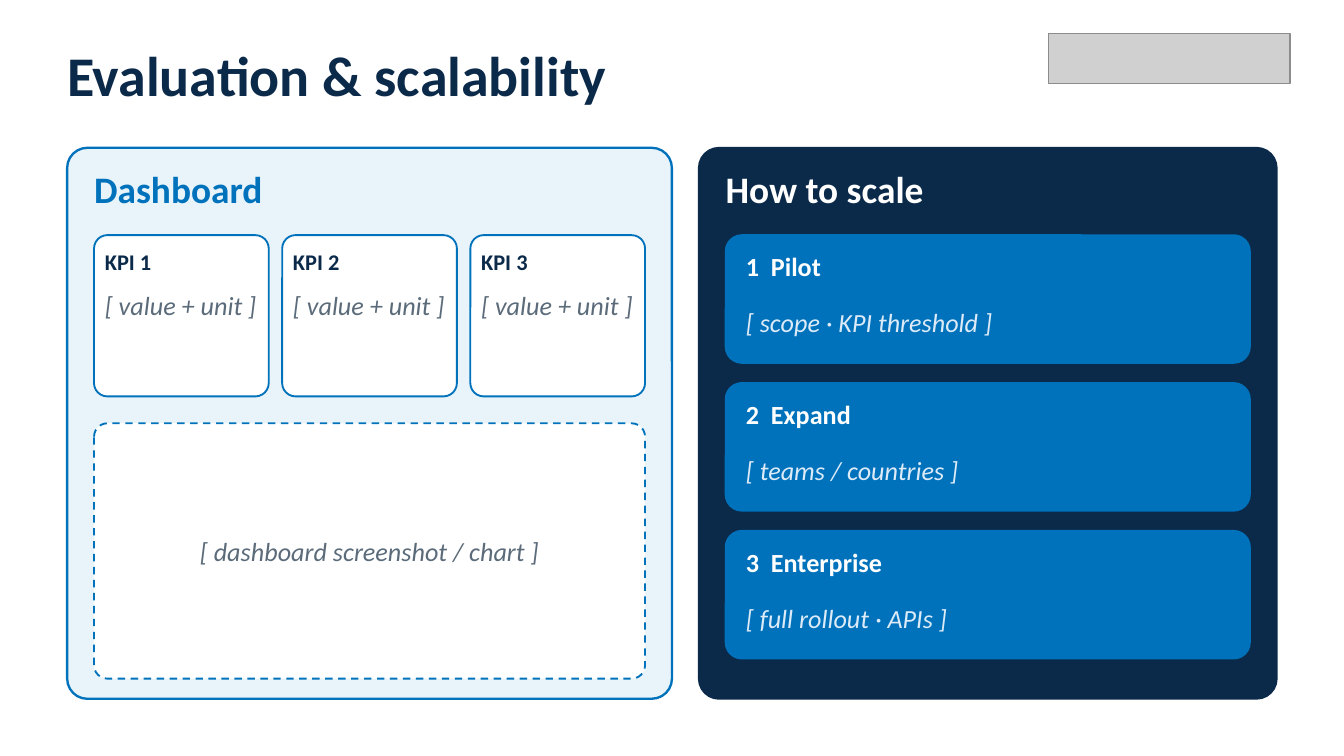
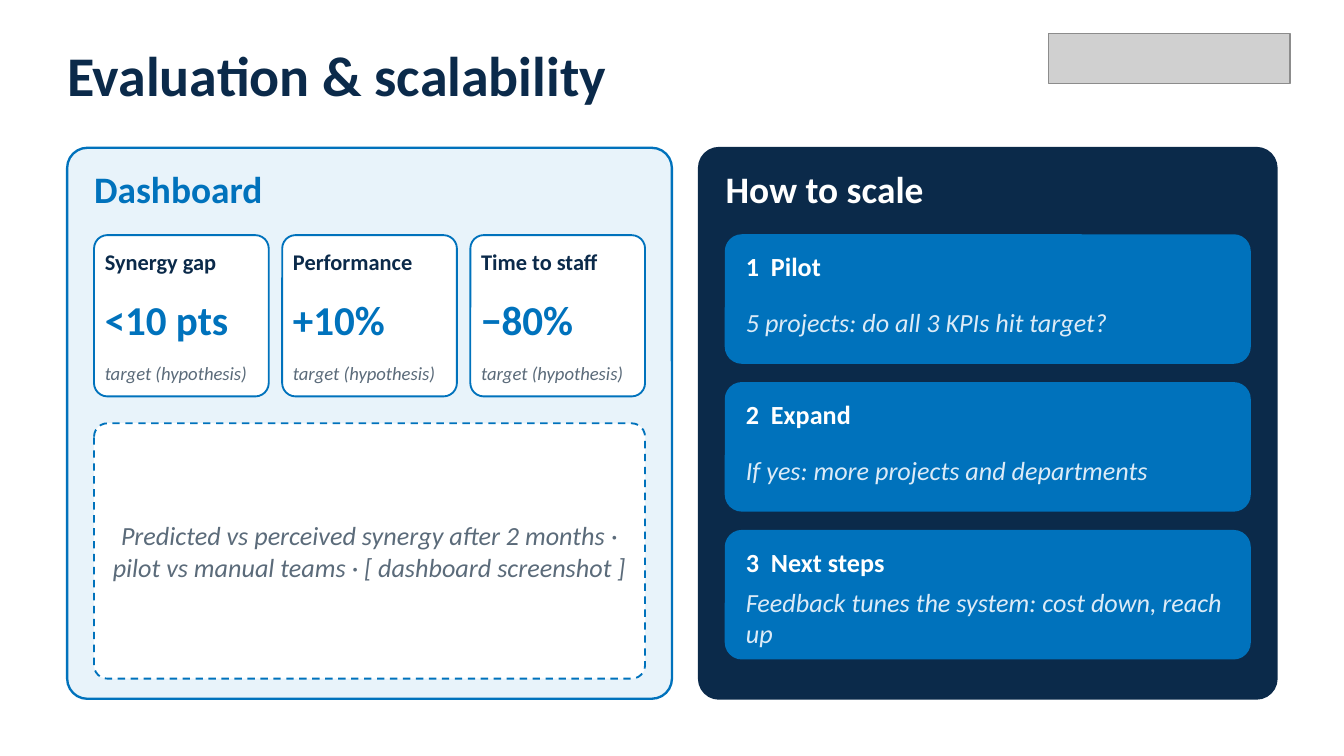
Before and after one commit to igagmol/hackaton-saturday, a slide deck: slide 5 of pitch/NTTDATA_pitch_deck.pptx. Drawn at 1344x756 pixels with LibreOffice and Linux fonts; fonts in the diff are those of the drawing; grey boxes stand for pictures. Boxes give left, top, right and bottom in pixels: in the first picture for what was removed or moved away, otherwise in the second. Text is boxed around its words. In the diff, an @@ line names an element or a change of style, - is before the commit and + after.

```diff
--- a/pitch/NTTDATA_pitch_deck.pptx
+++ b/pitch/NTTDATA_pitch_deck.pptx
@@ text at [105, 255, 216, 274]: text changed @@
-KPI 1
+Synergy gap
@@ text at [293, 254, 412, 270]: text changed @@
-KPI 2
+Performance
@@ text at [481, 254, 598, 270]: text changed @@
-KPI 3
+Time to staff
@@ text removed at [119, 297, 243, 315] @@
-[ value + unit ]
@@ text removed at [307, 297, 431, 315] @@
-[ value + unit ]
@@ text removed at [495, 297, 619, 315] @@
-[ value + unit ]
@@ text added at [105, 308, 228, 342], 22 pt, text #0072BC, bold @@
+<10 pts
@@ text added at [293, 306, 385, 336], 22 pt, text #0072BC, bold @@
++10%
@@ text added at [481, 306, 573, 336], 22 pt, text #0072BC, bold @@
+−80%
@@ text at [746, 314, 1107, 337]: text changed @@
-[ scope · KPI threshold ]
+5 projects: do all 3 KPIs hit target?
@@ text added at [105, 366, 246, 383], 10 pt, text #5B6B7A, italic @@
+target (hypothesis)
@@ text added at [293, 366, 435, 383], 10 pt, text #5B6B7A, italic @@
+target (hypothesis)
@@ text added at [481, 366, 623, 383], 10 pt, text #5B6B7A, italic @@
+target (hypothesis)
@@ text at [746, 462, 1148, 485]: text changed @@
-[ teams / countries ]
+If yes: more projects and departments
@@ text at [113, 527, 611, 581]: text changed @@
-[ dashboard screenshot / chart ]
+Predicted vs perceived synergy after 2 months · pilot vs manual teams · [ dashboard screenshot ]
@@ text at [746, 555, 884, 576]: text changed @@
-3 Enterprise
+3 Next steps
@@ text at [746, 594, 1221, 648]: text changed @@
-[ full rollout · APIs ]
+Feedback tunes the system: cost down, reach up
```
Also in this commit, not shown: 1 other slide changed, 3 other files.
